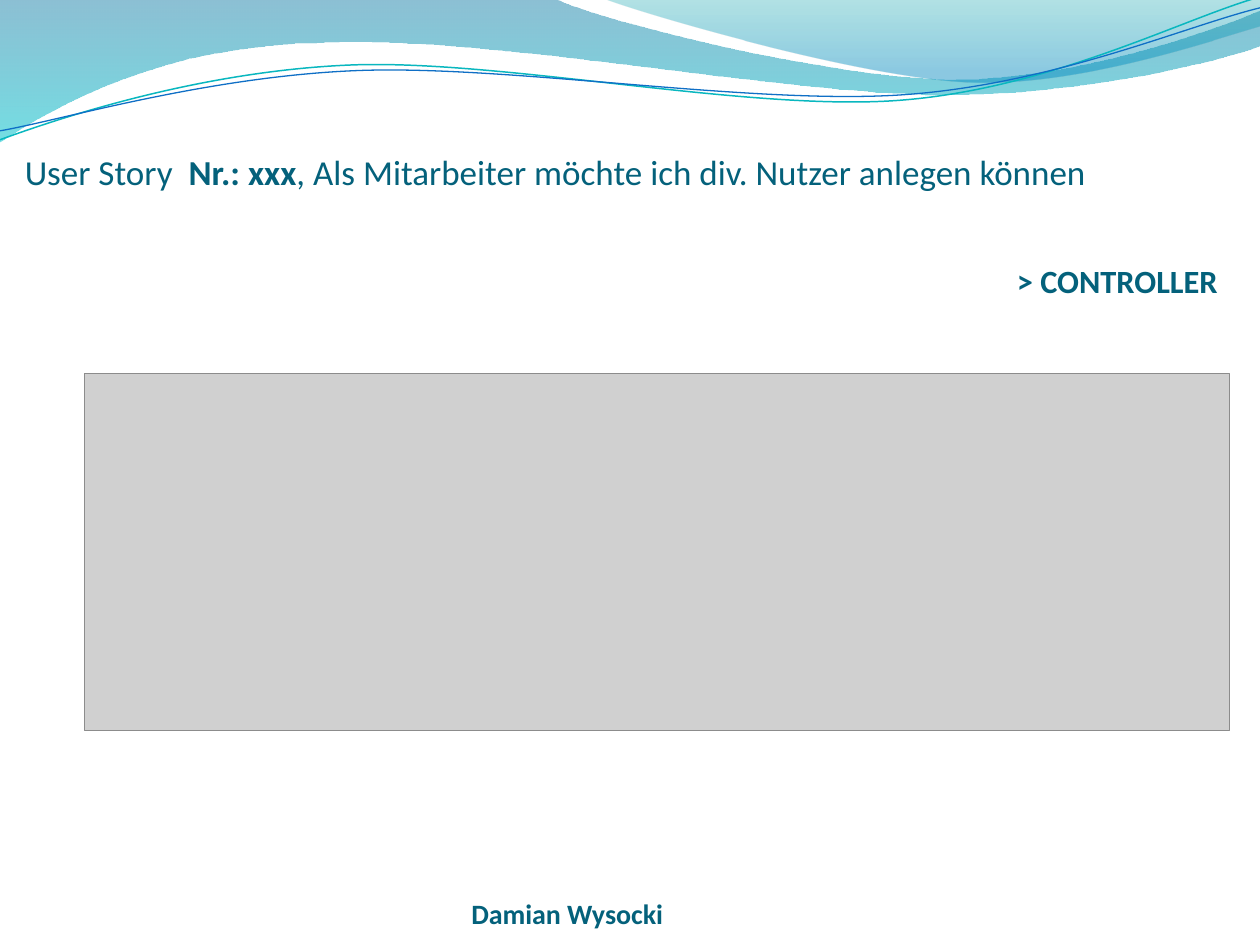
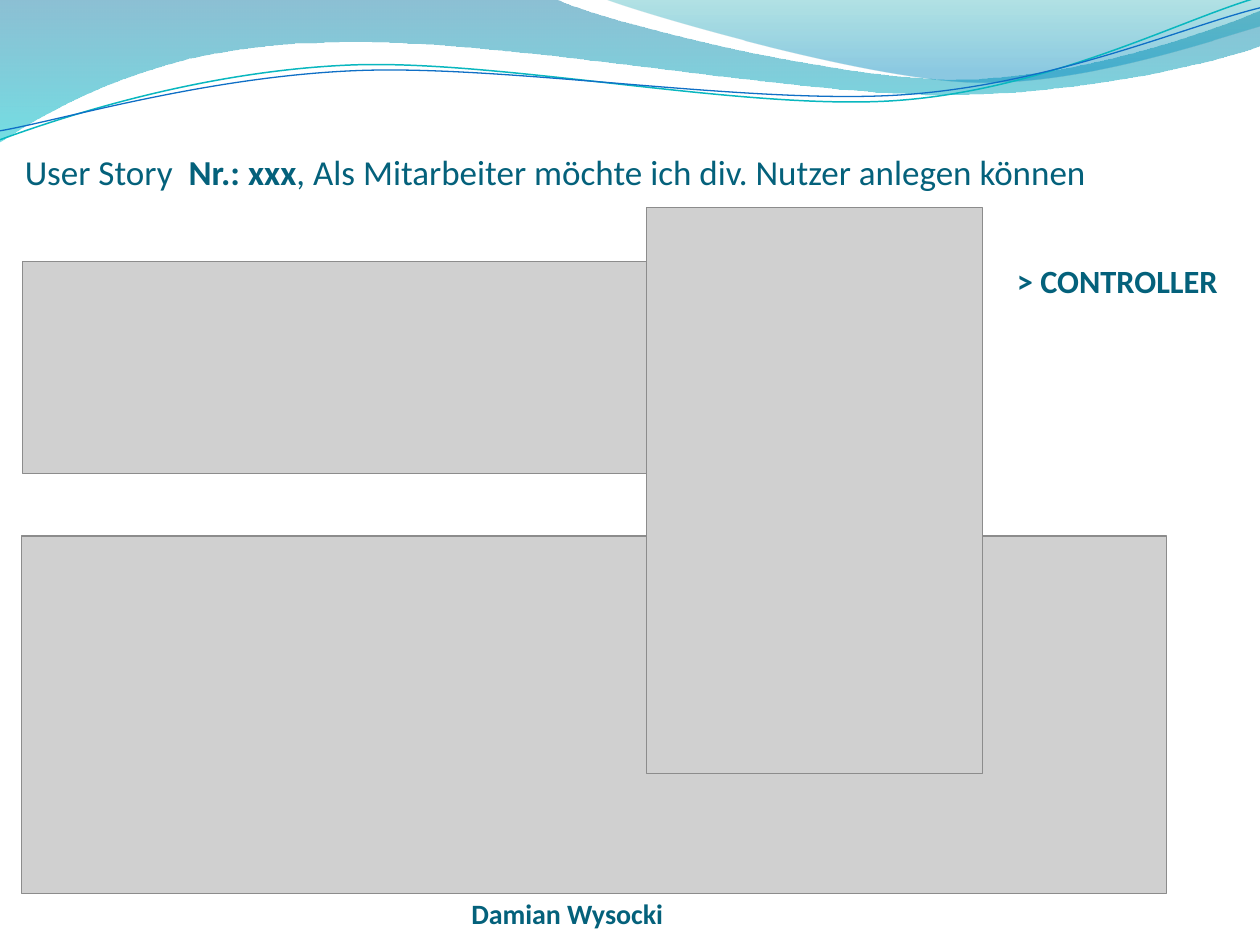
Before and after one commit to wf5ss2015/wfprj, a slide deck: slide 10 of Lehrveranstaltungsmanagement_Präsentation.pptx. Drawn at 1260x945 pixels with LibreOffice and Linux fonts; fonts in the diff are those of the drawing; grey boxes stand for pictures; background and template pictures are left out. Boxes give left, top, right and bottom in pixels: in the first picture for what was removed or moved away, otherwise in the second. Text is boxed around its words. In the diff, an @@ line names an element or a change of style, - is before the commit and + after.

```diff
--- a/Lehrveranstaltungsmanagement_Präsentation.pptx
+++ b/Lehrveranstaltungsmanagement_Präsentation.pptx
@@ picture added at [646, 208, 982, 774] @@
@@ picture added at [23, 261, 704, 472] @@
@@ picture: place and size @@
-picture at [84, 373, 1230, 730]
+picture at [21, 536, 1167, 892]
```
Also in this commit, not shown: 11 other slides changed, 1 other file.
